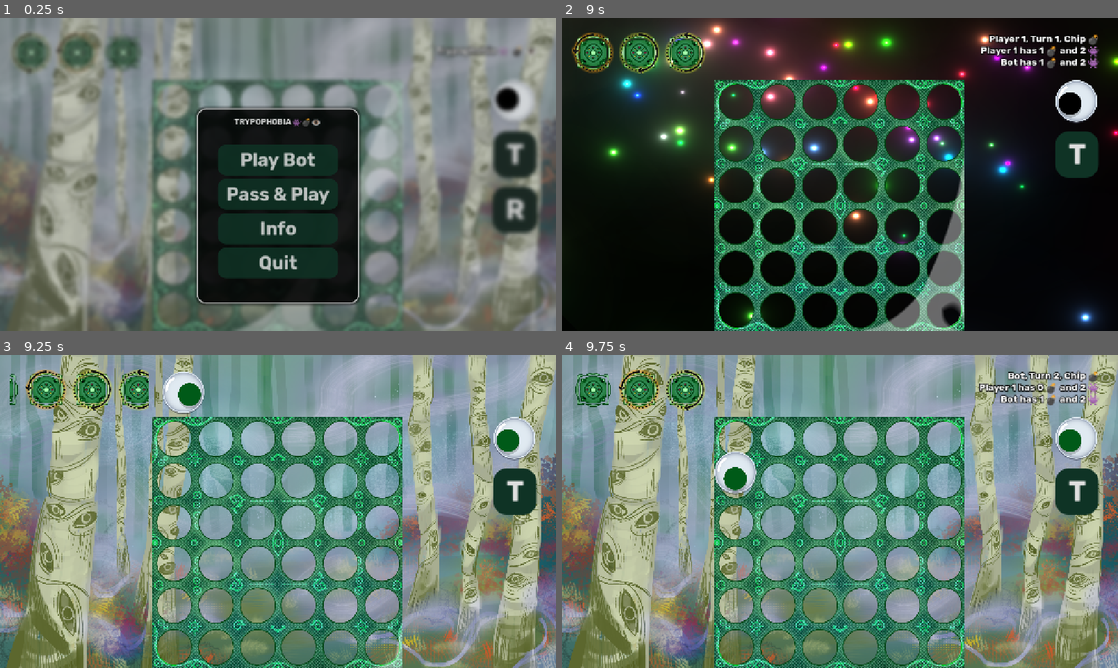
Above: before the commit, frames 1-4 (two rows, left to right).
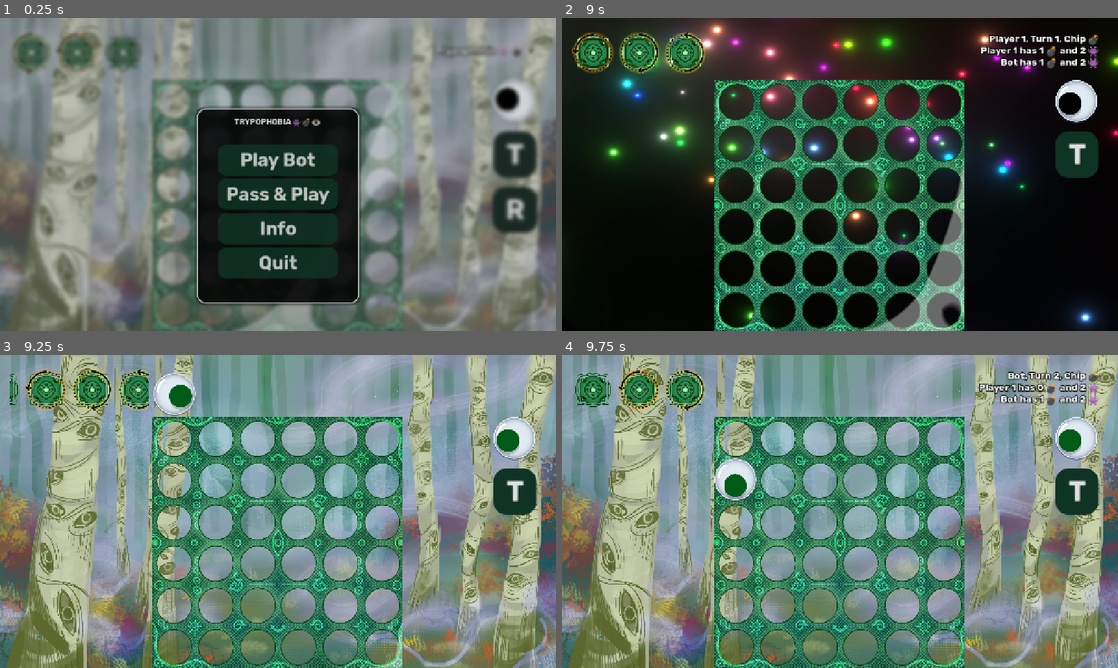
Above: after the commit, the same moments.

Repository: dac514/trypophobia
Game: Godot game, scene res://scenes/main.tscn
Same seed, same stepped clock (60 frames per second), same inputs: the game is played once before the commit and once after it.
Inputs (mouse positions are in pixels of both pictures, inside the frame that each line leads up to):
- Up to frame 1 (0.25 s): no input
- Up to frame 2 (9 s): click "Play Bot" at 0.5 s; click "T" at 1.25 s; click "T" at 2 s; click "R" at 2.75 s; click "R" at 3.5 s; click "T" at 4.25 s; move the mouse to (962, 158) at 5.02 s; hold T (toggle_chip) 5.03-5.75 s; click (962, 158) at 5.17 s; drag from (728, 190) to (945, 190) at 5.77 s; move the mouse to (895, 105) at 6.52 s; hold T (toggle_chip) 6.53-7.25 s; click (895, 105) at 6.67 s; drag from (812, 237) to (673, 127) at 7.27 s; move the mouse to (1006, 221) at 8.02 s; hold T (toggle_chip) 8.03-8.75 s; click (1006, 221) at 8.17 s; drag from (673, 127) to (756, 96) at 8.77 s
- Up to frame 3 (9.25 s): no input
- Up to frame 4 (9.75 s): move the mouse to (867, 511) at 9.52 s; hold T (toggle_chip) from 9.53 s (still down); click (867, 511) at 9.67 s

Frames 1-2 are identical in both runs. In frame 3, 0.8% of the frame differs, in the area x 27-37%, y 5-20%; in frame 4, 0.6%.

Commit message:
code comments, minor tweaks

Diff:
--- a/utils/bot/bot_board.gd
+++ b/utils/bot/bot_board.gd
@@ -271,6 +271,7 @@
 func evaluate_position(player_id: int, rotation_states: Array = []) -> float:
 	# Base score on current snapshot
 	var base_score := _score_board_array(current_board_permutation, player_id)
+	var openent_id := 3 - player_id
 
 	# Bomb/Pacman delta: discourage self-damage
 	if last_action_meta.has("move_type"):
@@ -282,7 +283,7 @@
 		# Rule for pacman: penalty for eating nothing, or eating self
 		if last_action_meta.get("move_type", "") == "pacman":
 			if destroyed_opp == 0 or destroyed_self >= 2:
-				base_score -= 300.0
+				base_score -= 1000.0
 
 		# Rule for bombs: only good if we destroy at least 2 more than we lose
 		if last_action_meta.get("move_type", "") == "bomb":
@@ -291,10 +292,6 @@
 				# Strong penalty to avoid non-emergency bombs
 				var shortfall := (destroyed_self + 2) - destroyed_opp
 				base_score -= 300.0 + float(shortfall) * 100.0
-			# If the bomb leaves an immediate opponent win, punish heavily
-			var opp_id := 3 - player_id
-			if _opponent_can_win_in_one(current_board_permutation, opp_id):
-				base_score -= 500.0
 
 	# Rotation projections over up to next 3 known rotations
 	var r_weights := [0.7, 0.2, 0.1]
@@ -308,8 +305,7 @@
 	# Threat stress: if opponent has a one-move win after the very next rotation
 	if rotation_states.size() > 0:
 		var after_r1 := _apply_rotation_to_array(current_board_permutation, rotation_states[0])
-		var opp_id := 3 - player_id
-		if _opponent_can_win_in_one(after_r1, opp_id):
+		if _opponent_can_win_in_one(after_r1, openent_id):
 			base_score -= 600.0
 
 	# Blend scores; if no projections, just base
@@ -343,6 +339,7 @@
 	return -1
 
 
+# NOTE: current_board, passed by referece, wlll be mutated
 func _apply_bomb_effect(current_board: Array, col: int, row: int) -> void:
 	# Remove adjacent chips
 	for dx: int in [-1, 0, 1]:
@@ -355,6 +352,7 @@
 	current_board[col][row] = 0
 
 
+# NOTE: current_board, passed by referece, will be mutated
 func _apply_pacman_effect(current_board: Array, col: int, row: int, direction: Vector2i) -> void:
 	var tx: int = col + direction.x
 	var ty: int = row + direction.y
@@ -478,19 +476,20 @@
 	elif degrees == 180:
 		return _rotate_grid_180(board_arr)
 	else:
-		return board_arr.duplicate(true)
+		return _apply_gravity(board_arr)
 
 
 func _opponent_can_win_in_one(board_arr: Array, opponent_id: int) -> bool:
-	for col in range(GRID_SIZE.x):
-		if board_arr[col][0] != 0:
+	var local_board_arr := board_arr.duplicate(true)
+	for col in range(GRID_SIZE.x):
+		if local_board_arr[col][0] != 0:
 			continue
-		var drop_row := _find_drop_row(board_arr, col)
+		var drop_row := _find_drop_row(local_board_arr, col)
 		if drop_row == -1:
 			continue
-		board_arr[col][drop_row] = opponent_id
-		var wins := _check_for_win_on(board_arr, col, drop_row)
-		board_arr[col][drop_row] = 0
+		local_board_arr[col][drop_row] = opponent_id
+		var wins := _check_for_win_on(local_board_arr, col, drop_row)
+		local_board_arr[col][drop_row] = 0
 		if wins:
 			return true
 	return false
--- a/utils/bot/bot_worker.gd
+++ b/utils/bot/bot_worker.gd
@@ -69,6 +69,7 @@
 
 	start_time = Time.get_ticks_msec()
 	var dynamic_depth := MAX_DEPTH
+	var directions: Array = ["right", "down", "left"]
 	for chip_type: int in chip_types:
 		var player_inventory: Dictionary = chip_inventory.get(player_id, {}) as Dictionary
 		var available_count: int = player_inventory.get(chip_type, 0) as int
@@ -77,9 +78,8 @@
 				var score: float
 				var best_dir_idx: int = 0
 				if [Globals.ChipType.PACMAN].has(chip_type):
-					# Chip with special power
+					# Simulate moves for every useful direction
 					var best_dir_score: float = -INF
-					var directions: Array = ["right", "down", "left"]
 					for dir_idx: int in range(directions.size()):
 						var direction: String = directions[dir_idx]
 						var move := BotMove.new(chip_type, base_move.column, direction)
@@ -90,7 +90,7 @@
 							best_dir_idx = dir_idx
 					score = best_dir_score
 				else:
-					# Regular chip
+					# Similuate move
 					var move := BotMove.new(chip_type, base_move.column)
 					var temp_board: BotBoard = board.simulate_move_and_rotation(move, player_id, next_rotation_states)
 					score = _minimax(temp_board, dynamic_depth, -INF, INF, false, player_id, chip_inventory, next_rotation_states)
@@ -105,10 +105,11 @@
 				if should_update:
 					best_score = score
 					if chip_type == Globals.ChipType.PACMAN:
-						var directions: Array = ["right", "down", "left"]
 						best_move = BotMove.new(chip_type, base_move.column, directions[best_dir_idx])
 					else:
 						best_move = BotMove.new(chip_type, base_move.column)
+
+	print("*** Best score: " + str(best_score))
 
 	call_deferred("emit_signal", "bot_worker_finished", best_move)
 
@@ -323,7 +324,7 @@
 				for base_move: BotMove in valid_moves:
 					var eval: float
 					if [Globals.ChipType.PACMAN].has(chip_type):
-						# Chip with special power
+						# Simulate moves for every useful direction
 						var best_dir_score: float = -INF
 						var directions: Array = ["right", "down", "left"]
 						for direction: String in directions:
@@ -338,7 +339,7 @@
 								best_dir_score = eval_dir
 						eval = best_dir_score
 					else:
-						# Regular chip
+						# Simulate move
 						var move := BotMove.new(chip_type, base_move.column)
 						# Use only the current rotation state for this move
 						var temp_rotation_states: Array = [current_rotation]
@@ -353,11 +354,11 @@
 						break
 				if search_was_cutoff:
 					break
-
 		# Only cache if we evaluated all moves, search wasn't cut off, and we're not time-pressured
 		if evaluated_all_moves and not search_was_cutoff and not is_time_pressured:
 			transposition_table[hash_key] = max_eval
 		return max_eval
+
 	else:
 		# Minimizing
 		var min_eval: float = INF
@@ -370,7 +371,7 @@
 				for base_move: BotMove in valid_moves:
 					var eval: float
 					if [Globals.ChipType.PACMAN].has(chip_type):
-						# Chip with special power
+						# Simulate moves for every useful direction
 						var best_dir_score: float = INF
 						var directions: Array = ["right", "down", "left"]
 						for direction: String in directions:
@@ -385,7 +386,7 @@
 								best_dir_score = eval_dir
 						eval = best_dir_score
 					else:
-						# Regular chip
+						# Simulate move
 						var move := BotMove.new(chip_type, base_move.column)
 						# Use only the current rotation state for this move
 						var temp_rotation_states: Array = [current_rotation]
@@ -400,7 +401,6 @@
 						break
 				if search_was_cutoff:
 					break
-
 		# Only cache if we evaluated all moves, search wasn't cut off, and we're not time-pressured
 		if evaluated_all_moves and not search_was_cutoff and not is_time_pressured:
 			transposition_table[hash_key] = min_eval
